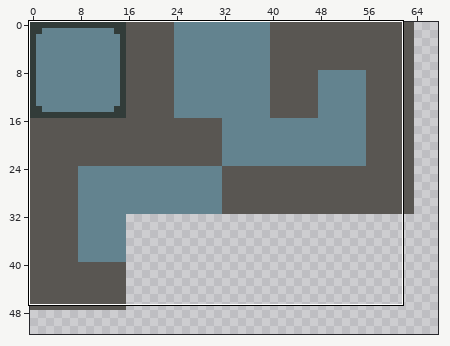
Pixel-art file -- Assets/Art/Sprites/Tiles.aseprite. The picture above shows the old version from afar; the outline marks the close-up.
Close-up. Before the edit:
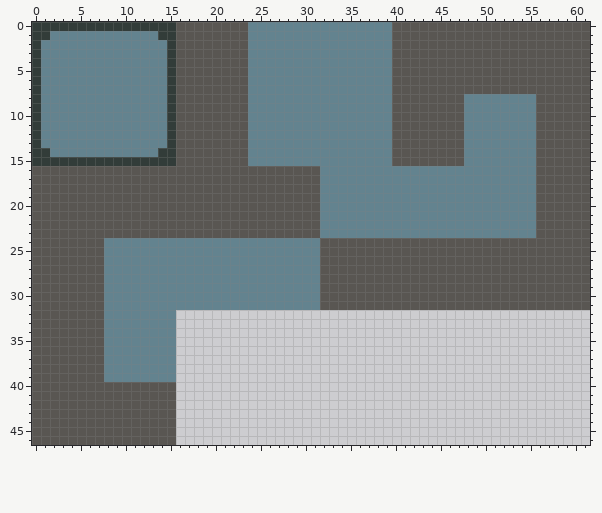
128x128 pixels, 1 frame. Shown: x 0..61, y 0..46. The wide view leaves out empty margins.
New version:
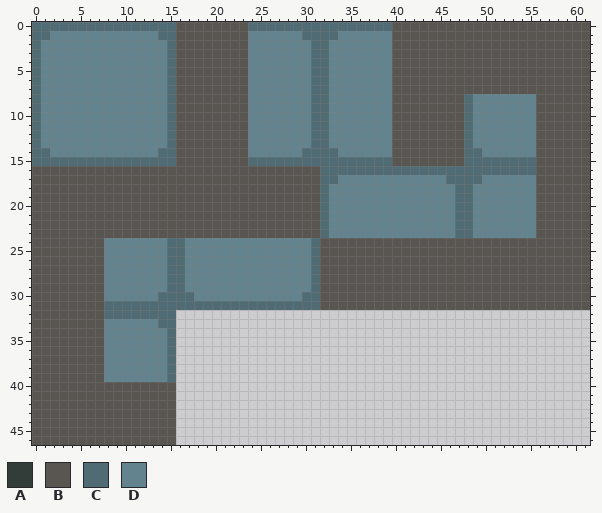
Palette (. is transparent): A #323c39  B #595652  C #516b74  D #63838f
Log entry: Floor tile update
Diff:
The author changed colour A to colour C in row 0 at x 0 to 15; in row 1 at x 0 to 1 and 14 to 15; in rows 2 to 13 at x 0 and 15; in row 14 at x 0 to 1 and 14 to 15; in row 15 at x 0 to 15.
The author changed colour D to colour C in row 0 at x 24 to 39; in row 1 at x 30 to 33; in rows 2 to 7 at x 31 to 32; in rows 8 to 13 at x 31 to 32 and 48; in row 14 at x 30 to 33 and 48 to 49; in row 15 at x 24 to 39 and 48 to 55.
The author changed colour D to colour C in row 16 at x 32 to 55; in row 17 at x 32 to 33 and 46 to 49; in rows 18 to 23 at x 32 and 47 to 48; in rows 24 to 29 at x 15 to 16 and 31; in row 30 at x 14 to 17 and 30 to 31; in row 31 at x 8 to 31.
The author changed colour D to colour C in row 32 at x 8 to 15; in row 33 at x 14 to 15; in rows 34 to 39 at x 15.
Changed places in both close-ups, as pixel boxes (x1, y1, x2, y2):
changed: (32, 22, 536, 382)
